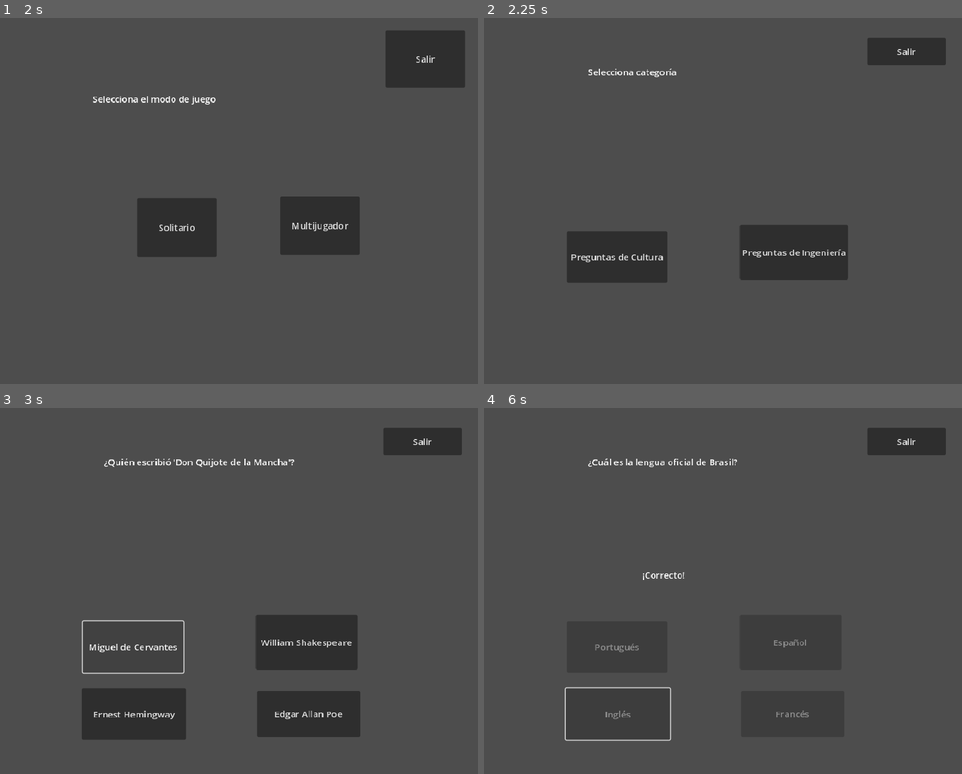
Above: before the commit, frames 1-4 (two rows, left to right).
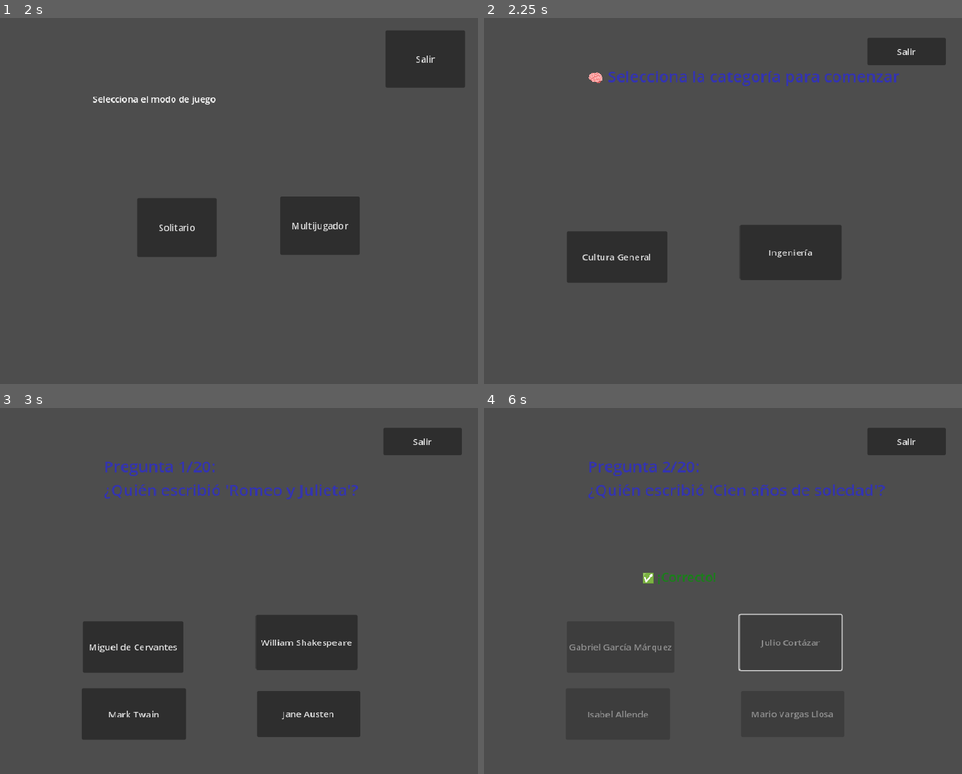
Above: after the commit, the same moments.

Repository: ElJDragon/practicaExamen
Game: Godot game, scene res://menu.tscn
Same seed, same stepped clock (60 frames per second), same inputs: the game is played once before the commit and once after it.
Inputs (mouse positions are in pixels of both pictures, inside the frame that each line leads up to):
- Up to frame 1 (2 s): click (239, 175) at 0.5 s; tap E at 1.25 s; hold Right (ui_right) from 1.28 s (still down); hold E from 1.28 s (still down); tap Enter (ui_accept) at 1.52 s
- Up to frame 2 (2.25 s): release Right (ui_right) at 2 s; release E at 2 s; click "Solitario" at 2 s
- Up to frame 3 (3 s): click "Preguntas de Cultura" (after the commit: "Cultura General") at 2.75 s
- Up to frame 4 (6 s): click "Miguel de Cervantes" at 3.5 s; tap Enter (ui_accept) at 4.25, 4.52, 5.75 s; hold Down (ui_down) 4.28-5 s; tap E at 4.35 s; click "Portugués" (after the commit: "Gabriel García Márquez") at 5 s; hold Right (ui_right) from 5.78 s (still down); hold E from 5.78 s (still down)

Frame 1 is identical in both runs. In frame 2, 1.4% of the frame differs, in the area x 18-87%, y 13-72%; in frame 3, 1.7%; in frame 4, 2.4%, in the area x 16-84%, y 13-92%.

Commit message:
Update trivia questions and enhance UI elements for better user experience

Diff:
--- a/trivia_solitario.gd
+++ b/trivia_solitario.gd
@@ -1,36 +1,66 @@
 extends Control
 
 var preguntas_cultura = [
-	{"pregunta":"¿Cuál es la capital de Francia, famosa por la Torre Eiffel?","respuestas":["París","Madrid","Londres","Berlín"],"correcta":0},
-	{"pregunta":"¿Quién escribió 'Don Quijote de la Mancha'?","respuestas":["Miguel de Cervantes","William Shakespeare","Ernest Hemingway","Edgar Allan Poe"],"correcta":0},
+	{"pregunta":"¿Cuál es la capital de Francia, famosa por la Torre Eiffel?","respuestas":["Madrid","París","Londres","Berlín"],"correcta":1},
+	{"pregunta":"¿Quién escribió 'Don Quijote de la Mancha'?","respuestas":["William Shakespeare","Miguel de Cervantes","Ernest Hemingway","Edgar Allan Poe"],"correcta":1},
 	{"pregunta":"¿En qué país se originó el Renacimiento?","respuestas":["Italia","Francia","España","Alemania"],"correcta":0},
 	{"pregunta":"¿Cuál es la lengua oficial de Brasil?","respuestas":["Portugués","Español","Inglés","Francés"],"correcta":0},
-	{"pregunta":"¿Qué civilización construyó las pirámides de Egipto?","respuestas":["Egipcia","Griega","Romana","Maya"],"correcta":0},
-	{"pregunta":"¿Quién pintó la Mona Lisa?","respuestas":["Leonardo da Vinci","Vincent van Gogh","Pablo Picasso","Claude Monet"],"correcta":0},
-	{"pregunta":"¿Cuál es el río más largo del mundo?","respuestas":["Nilo","Amazonas","Yangtsé","Misisipi"],"correcta":1},
+	{"pregunta":"¿Qué civilización construyó las pirámides de Egipto?","respuestas":["Griega","Egipcia","Romana","Maya"],"correcta":1},
+	{"pregunta":"¿Quién pintó la Mona Lisa?","respuestas":["Vincent van Gogh","Leonardo da Vinci","Pablo Picasso","Claude Monet"],"correcta":1},
+	{"pregunta":"¿Cuál es el río más largo del mundo?","respuestas":["Nilo","Yangtsé","Amazonas","Misisipi"],"correcta":2},
 	{"pregunta":"¿Qué país ganó la Copa Mundial de Fútbol en 2018?","respuestas":["Francia","Brasil","Alemania","Argentina"],"correcta":0},
-	{"pregunta":"¿Quién escribió 'Romeo y Julieta'?","respuestas":["William Shakespeare","Miguel de Cervantes","Mark Twain","Jane Austen"],"correcta":0},
+	{"pregunta":"¿Quién escribió 'Romeo y Julieta'?","respuestas":["Miguel de Cervantes","William Shakespeare","Mark Twain","Jane Austen"],"correcta":1},
 	{"pregunta":"¿Cuál es la capital de Japón?","respuestas":["Tokio","Beijing","Seúl","Bangkok"],"correcta":0},
 	{"pregunta":"¿Cuál es la obra más famosa de Miguel Ángel?","respuestas":["La Capilla Sixtina","La Última Cena","Guernica","El Grito"],"correcta":0},
 	{"pregunta":"¿Qué país es conocido como la tierra del sol naciente?","respuestas":["Japón","China","India","Corea del Sur"],"correcta":0},
 	{"pregunta":"¿Quién escribió 'Cien años de soledad'?","respuestas":["Gabriel García Márquez","Julio Cortázar","Isabel Allende","Mario Vargas Llosa"],"correcta":0},
 	{"pregunta":"¿Cuál es la moneda oficial del Reino Unido?","respuestas":["Libra esterlina","Euro","Dólar","Franco"],"correcta":0},
 	{"pregunta":"¿Qué ciudad es famosa por el Carnaval y el Cristo Redentor?","respuestas":["Río de Janeiro","Buenos Aires","Santiago","Lisboa"],"correcta":0},
-	{"pregunta":"¿En qué año cayó el Imperio Romano de Occidente?","respuestas":["476 d.C.","1492","1066","395 d.C."],"correcta":0},
+	{"pregunta":"¿En qué año cayó el Imperio Romano de Occidente?","respuestas":["1492","476 d.C.","1066","395 d.C."],"correcta":1},
 	{"pregunta":"¿Qué filósofo griego fue maestro de Alejandro Magno?","respuestas":["Aristóteles","Platón","Sócrates","Epicuro"],"correcta":0},
 	{"pregunta":"¿Cuál es la capital de Canadá?","respuestas":["Ottawa","Toronto","Montreal","Vancouver"],"correcta":0},
-	{"pregunta":"¿Quién pintó 'La noche estrellada'?","respuestas":["Vincent van Gogh","Pablo Picasso","Leonardo da Vinci","Salvador Dalí"],"correcta":0},
-	{"pregunta":"¿Cuál es el continente más grande del mundo?","respuestas":["Asia","África","América","Europa"],"correcta":0}
+	{"pregunta":"¿Quién pintó 'La noche estrellada'?","respuestas":["Pablo Picasso","Vincent van Gogh","Leonardo da Vinci","Salvador Dalí"],"correcta":1},
+	{"pregunta":"¿Cuál es el continente más grande del mundo?","respuestas":["Asia","África","América","Europa"],"correcta":0},
+	{"pregunta":"¿En qué país está el Taj Mahal?","respuestas":["India","China","Pakistán","Japón"],"correcta":0},
+	{"pregunta":"¿Cuál es el idioma más hablado en el mundo?","respuestas":["Español","Inglés","Chino mandarín","Hindi"],"correcta":2},
+	{"pregunta":"¿Quién fue el primer presidente de Estados Unidos?","respuestas":["Abraham Lincoln","George Washington","Thomas Jefferson","John Adams"],"correcta":1},
+	{"pregunta":"¿En qué ciudad se encuentra la estatua de la Libertad?","respuestas":["Nueva York","París","Londres","Washington"],"correcta":0},
+	{"pregunta":"¿Quién compuso la Novena Sinfonía?","respuestas":["Mozart","Beethoven","Bach","Chopin"],"correcta":1},
+	{"pregunta":"¿Cuál es el país más grande del mundo por superficie?","respuestas":["Estados Unidos","Canadá","China","Rusia"],"correcta":3},
+	{"pregunta":"¿Qué escritor es conocido por 'El Principito'?","respuestas":["Antoine de Saint-Exupéry","Gabriel García Márquez","J.K. Rowling","Miguel de Cervantes"],"correcta":0},
+	{"pregunta":"¿En qué continente está Egipto?","respuestas":["África","Asia","Europa","América"],"correcta":0},
+	{"pregunta":"¿Cuál es el océano más grande del mundo?","respuestas":["Atlántico","Pacífico","Índico","Ártico"],"correcta":1},
+	{"pregunta":"¿Quién descubrió América?","respuestas":["Cristóbal Colón","Marco Polo","Américo Vespucio","Fernando Magallanes"],"correcta":0},
+	{"pregunta":"¿Qué ciudad es conocida como la ciudad del amor?","respuestas":["Venecia","París","Madrid","Roma"],"correcta":1},
+	{"pregunta":"¿Qué país tiene la mayor población mundial?","respuestas":["India","Estados Unidos","China","Brasil"],"correcta":2},
+	{"pregunta":"¿Quién pintó 'El Guernica'?","respuestas":["Dalí","Picasso","Velázquez","Goya"],"correcta":1},
+	{"pregunta":"¿En qué país nació Ludwig van Beethoven?","respuestas":["Austria","Alemania","Italia","Francia"],"correcta":1},
+	{"pregunta":"¿Cuál es el animal símbolo de Australia?","respuestas":["Koala","Canguro","Emú","Dingo"],"correcta":1},
+	{"pregunta":"¿Qué país es conocido por la pizza y la pasta?","respuestas":["España","Italia","Francia","México"],"correcta":1},
+	{"pregunta":"¿Quién escribió 'La Odisea'?","respuestas":["Homero","Virgilio","Sófocles","Platón"],"correcta":0},
+	{"pregunta":"¿Cuál es la capital de Egipto?","respuestas":["El Cairo","Alejandría","Luxor","Giza"],"correcta":0},
+	{"pregunta":"¿Qué civilización construyó Machu Picchu?","respuestas":["Maya","Inca","Azteca","Olmeca"],"correcta":1},
+	{"pregunta":"¿Quién fue el autor de 'Hamlet'?","respuestas":["Shakespeare","Cervantes","Tolstoi","Kafka"],"correcta":0},
+	{"pregunta":"¿Cuál es el país más pequeño del mundo?","respuestas":["Mónaco","San Marino","Ciudad del Vaticano","Liechtenstein"],"correcta":2},
+	{"pregunta":"¿Qué festival hindú celebra la victoria de la luz sobre la oscuridad?","respuestas":["Diwali","Holi","Vesak","Ramadán"],"correcta":0},
+	{"pregunta":"¿Quién escribió '1984'?","respuestas":["George Orwell","Aldous Huxley","Ray Bradbury","Jules Verne"],"correcta":0},
+	{"pregunta":"¿Cuál es la capital de Australia?","respuestas":["Sídney","Melbourne","Canberra","Brisbane"],"correcta":2},
+	{"pregunta":"¿En qué país se encuentra la Torre de Pisa?","respuestas":["Italia","Francia","España","Alemania"],"correcta":0},
+	{"pregunta":"¿Quién pintó 'La persistencia de la memoria'?","respuestas":["Dalí","Picasso","Monet","Van Gogh"],"correcta":0},
+	{"pregunta":"¿Cuál es el idioma oficial de Japón?","respuestas":["Japonés","Coreano","Chino","Inglés"],"correcta":0},
+	{"pregunta":"¿En qué año llegó el hombre a la Luna?","respuestas":["1969","1972","1959","1965"],"correcta":0},
+	{"pregunta":"¿Quién es el autor de 'Don Juan Tenorio'?","respuestas":["José Zorrilla","Miguel de Unamuno","Federico García Lorca","Benito Pérez Galdós"],"correcta":0},
+	{"pregunta":"¿Qué país tiene como símbolo nacional el dragón?","respuestas":["China","Japón","Corea","Tailandia"],"correcta":0}
 ];
 
 var preguntas_ingenieria = [
 	{"pregunta":"¿Qué hace un ingeniero de software?","respuestas":["Desarrolla programas y aplicaciones","Construye puentes","Opera maquinaria pesada","Vende productos tecnológicos"],"correcta":0},
-	{"pregunta":"¿Cuál de estos lenguajes se utiliza para programar?","respuestas":["Python","Español","Latín","Francés"],"correcta":0},
+	{"pregunta":"¿Cuál de estos lenguajes se utiliza para programar?","respuestas":["Español","Python","Latín","Francés"],"correcta":1},
 	{"pregunta":"¿Qué significa 'HTML'?","respuestas":["HyperText Markup Language","HighText Machine Language","Hyper Transfer Markup Language","Hyperlink Markup Language"],"correcta":0},
 	{"pregunta":"¿Cuál es la principal función de un ingeniero civil?","respuestas":["Diseñar y supervisar construcciones","Desarrollar software","Administrar redes informáticas","Investigar en laboratorios"],"correcta":0},
-	{"pregunta":"¿Qué hace un ingeniero eléctrico?","respuestas":["Diseña sistemas eléctricos y electrónicos","Diseña ropa","Escribe software","Administra bases de datos"],"correcta":0},
+	{"pregunta":"¿Qué hace un ingeniero eléctrico?","respuestas":["Diseña ropa","Diseña sistemas eléctricos y electrónicos","Escribe software","Administra bases de datos"],"correcta":1},
 	{"pregunta":"¿Qué es un algoritmo en programación?","respuestas":["Conjunto de pasos para resolver un problema","Un tipo de computadora","Un virus informático","Un lenguaje humano"],"correcta":0},
-	{"pregunta":"¿Qué herramienta se utiliza para versionar código?","respuestas":["Git","Word","Excel","Photoshop"],"correcta":0},
+	{"pregunta":"¿Qué herramienta se utiliza para versionar código?","respuestas":["Word","Excel","Photoshop","Git"],"correcta":3},
 	{"pregunta":"¿Qué es un circuito eléctrico?","respuestas":["Camino por el que circula la corriente eléctrica","Un programa informático","Un puente de carretera","Un componente mecánico"],"correcta":0},
 	{"pregunta":"¿Qué lenguaje se usa principalmente para desarrollo web frontend?","respuestas":["JavaScript","Python","C++","Java"],"correcta":0},
 	{"pregunta":"¿Cuál es la función de un ingeniero mecánico?","respuestas":["Diseñar y mantener sistemas mecánicos","Programar aplicaciones móviles","Gestionar bases de datos","Supervisar redes eléctricas"],"correcta":0},
@@ -43,31 +73,79 @@
 	{"pregunta":"¿Qué es el 'backend' en desarrollo web?","respuestas":["La parte del servidor y lógica de la aplicación","El diseño visual de una página web","La red de computadoras","El hardware de un servidor"],"correcta":0},
 	{"pregunta":"¿Cuál es el lenguaje más usado en inteligencia artificial y machine learning?","respuestas":["Python","JavaScript","PHP","HTML"],"correcta":0},
 	{"pregunta":"¿Qué es la nube (cloud computing)?","respuestas":["Almacenamiento y servicios por internet","Un disco duro físico","Un tipo de computadora portátil","Un lenguaje de programación"],"correcta":0},
-	{"pregunta":"¿Qué es GitHub?","respuestas":["Plataforma para alojar y colaborar en proyectos de software","Un sistema operativo","Un lenguaje de programación","Un tipo de base de datos"],"correcta":0}
+	{"pregunta":"¿Qué es GitHub?","respuestas":["Plataforma para alojar y colaborar en proyectos de software","Un sistema operativo","Un lenguaje de programación","Un tipo de base de datos"],"correcta":0},
+	{"pregunta":"¿Qué se usa para modelar piezas en 3D?","respuestas":["AutoCAD","Excel","Word","Photoshop"],"correcta":0},
+	{"pregunta":"¿Qué tipo de ingeniero diseña aviones?","respuestas":["Ingeniero aeronáutico","Ingeniero civil","Ingeniero químico","Ingeniero industrial"],"correcta":0},
+	{"pregunta":"¿Qué hace un ingeniero químico?","respuestas":["Diseña procesos y productos químicos","Construye edificios","Opera maquinaria pesada","Desarrolla videojuegos"],"correcta":0},
+	{"pregunta":"¿Qué instrumento mide la presión atmosférica?","respuestas":["Barómetro","Termómetro","Amperímetro","Multímetro"],"correcta":0},
+	{"pregunta":"¿Qué es una impresora 3D?","respuestas":["Una máquina que crea objetos físicos a partir de modelos digitales","Una computadora portátil","Un servidor web","Un programa de edición"],"correcta":0},
+	{"pregunta":"¿Qué tipo de ingeniero trabaja con energías renovables?","respuestas":["Ingeniero ambiental","Ingeniero civil","Ingeniero de datos","Ingeniero mecánico"],"correcta":0},
+	{"pregunta":"¿Qué software se usa para crear planos arquitectónicos?","respuestas":["AutoCAD","Excel","Matlab","Word"],"correcta":0},
+	{"pregunta":"¿Qué es una variable en programación?","respuestas":["Un espacio para almacenar datos","Un componente mecánico","Un tipo de servidor","Un circuito eléctrico"],"correcta":0},
+	{"pregunta":"¿Cuál es la función de un ingeniero industrial?","respuestas":["Optimizar procesos y sistemas productivos","Desarrollar software","Diseñar puentes","Crear videojuegos"],"correcta":0},
+	{"pregunta":"¿Qué lenguaje se usa para aplicaciones móviles Android?","respuestas":["Java","Python","PHP","HTML"],"correcta":0},
+	{"pregunta":"¿Qué es una base de datos?","respuestas":["Sistema para almacenar y gestionar información","Un programa de diseño","Un tipo de hardware","Un lenguaje de programación"],"correcta":0},
+	{"pregunta":"¿Qué es un sensor?","respuestas":["Dispositivo que detecta cambios en su entorno","Un lenguaje de programación","Una computadora portátil","Un tipo de red"],"correcta":0},
+	{"pregunta":"¿Qué es la robótica?","respuestas":["Estudio y diseño de robots","Diseño de moda","Producción de alimentos","Gestión de empresas"],"correcta":0},
+	{"pregunta":"¿Qué es un microprocesador?","respuestas":["El cerebro de la computadora","Un tipo de impresora","Una aplicación móvil","Un software antivirus"],"correcta":0},
+	{"pregunta":"¿Qué es una resistencia eléctrica?","respuestas":["Componente que limita el flujo de corriente","Un tipo de software","Una impresora","Un lenguaje de programación"],"correcta":0},
+	{"pregunta":"¿Qué hace un ingeniero en sistemas?","respuestas":["Diseña y gestiona sistemas informáticos","Construye puentes","Opera maquinaria pesada","Diseña circuitos eléctricos"],"correcta":0},
+	{"pregunta":"¿Qué lenguaje se usa para el desarrollo de iOS?","respuestas":["Swift","Java","C++","PHP"],"correcta":0},
+	{"pregunta":"¿Qué es un plano eléctrico?","respuestas":["Diagrama de un sistema eléctrico","Plano de una casa","Mapa de una ciudad","Diseño de una página web"],"correcta":0},
+	{"pregunta":"¿Qué es un compilador?","respuestas":["Programa que traduce código fuente a ejecutable","Un software de diseño","Un servidor web","Un componente mecánico"],"correcta":0},
+	{"pregunta":"¿Qué es el Internet de las cosas (IoT)?","respuestas":["Red de dispositivos conectados a Internet","Un tipo de base de datos","Un lenguaje de programación","Un software de diseño"],"correcta":0},
+	{"pregunta":"¿Qué hace un ingeniero de hardware?","respuestas":["Diseña componentes físicos de computadoras","Desarrolla software","Gestiona redes","Opera maquinaria pesada"],"correcta":0},
+	{"pregunta":"¿Qué instrumento mide la temperatura?","respuestas":["Termómetro","Barómetro","Multímetro","Amperímetro"],"correcta":0},
+	{"pregunta":"¿Qué es un sistema operativo?","respuestas":["Software que administra recursos del computador","Un componente mecánico","Un lenguaje de programación","Un circuito eléctrico"],"correcta":0},
+	{"pregunta":"¿Qué hace un ingeniero de redes?","respuestas":["Diseña, configura y mantiene redes informáticas","Construye puentes","Desarrolla software","Opera maquinaria pesada"],"correcta":0},
+	{"pregunta":"¿Qué es un PLC?","respuestas":["Controlador lógico programable","Un tipo de procesador","Un software de diseño","Un lenguaje de programación"],"correcta":0},
+	{"pregunta":"¿Qué es una interfaz gráfica de usuario (GUI)?","respuestas":["Medio visual para interactuar con software","Un componente mecánico","Un tipo de servidor","Un circuito eléctrico"],"correcta":0},
+	{"pregunta":"¿Qué es la ingeniería genética?","respuestas":["Modificación de genes de organismos vivos","Diseño de circuitos eléctricos","Construcción de puentes","Desarrollo de software"],"correcta":0},
+	{"pregunta":"¿Qué lenguaje se usa para páginas web?","respuestas":["HTML","Python","C++","Java"],"correcta":0},
+	{"pregunta":"¿Qué hace un ingeniero ambiental?","respuestas":["Trabaja en la protección del medio ambiente","Desarrolla software","Construye puentes","Opera maquinaria pesada"],"correcta":0}
 ];
 
 var preguntas_restantes = []
 var pregunta_actual = {}
 var puntaje = 0
 var categoria_seleccionada = ""
+var puntaje_maximo = 0
+var total_preguntas = 20
 
 func _ready():
-	$Label.text = "Selecciona categoría"
-	$Boton0.text = "Preguntas de Cultura"
-	$Boton1.text = "Preguntas de Ingeniería"
+	# Estilo profesional en la UI
+	$Label.text = "🧠 Selecciona la categoría para comenzar"
+	$Label.add_theme_color_override("font_color", Color(0.2, 0.2, 0.7))
+	$Label.add_theme_font_size_override("font_size", 28)
+	$Mensaje.text = ""
+	$Mensaje.add_theme_color_override("font_color", Color(0.1, 0.5, 0.1))
+	$Mensaje.add_theme_font_size_override("font_size", 22)
+
+	$Boton0.text = "Cultura General"
+	$Boton1.text = "Ingeniería"
 	$Boton2.hide()
 	$Boton3.hide()
-	$Mensaje.text = ""
 	$Boton4.text = "Salir"
+	$Boton5.text = "Intentar de nuevo"
+	$Boton5.hide()
 
 	$Boton0.connect("pressed", Callable(self, "_on_Boton0_pressed"))
 	$Boton1.connect("pressed", Callable(self, "_on_Boton1_pressed"))
 	$Boton2.connect("pressed", Callable(self, "_on_Boton2_pressed"))
 	$Boton3.connect("pressed", Callable(self, "_on_Boton3_pressed"))
 	$Boton4.connect("pressed", Callable(self, "_on_Boton4_pressed"))
+	$Boton5.connect("pressed", Callable(self, "_on_Boton5_pressed"))
+
+	# Cargar puntaje máximo guardado
+	var load = FileAccess.open("user://trivia_solitario.save", FileAccess.READ)
+	if load:
+		if load.get_length() > 0:
+			puntaje_maximo = load.get_32()
+		load.close()
 
 func reproducir_sonido_click():
 	$AudioClick.play()
+
 func _on_Boton0_pressed():
 	reproducir_sonido_click()
 	if categoria_seleccionada == "":
@@ -89,35 +167,46 @@
 func _on_Boton3_pressed():
 	reproducir_sonido_click()
 	verificar_respuesta(3)
+
 func _on_Boton4_pressed():
 	reproducir_sonido_click()
 	get_tree().change_scene_to_file("res://trivia.tscn")
+
+func _on_Boton5_pressed():
+	reproducir_sonido_click()
+	get_tree().reload_current_scene()
 
 func iniciar_juego(categoria):
 	categoria_seleccionada = categoria
+	var fuente = []
 	if categoria == "cultura":
-		preguntas_restantes = preguntas_cultura.duplicate()
+		fuente = preguntas_cultura.duplicate()
 	elif categoria == "ingenieria":
-		preguntas_restantes = preguntas_ingenieria.duplicate()
-
+		fuente = preguntas_ingenieria.duplicate()
+	fuente.shuffle()
+	preguntas_restantes = fuente.slice(0, total_preguntas)
 	puntaje = 0
 	$Boton2.show()
 	$Boton3.show()
+	$Boton0.hide()
+	$Boton1.hide()
+	$Boton5.hide()
 	mostrar_pregunta_aleatoria()
 
 func mostrar_pregunta_aleatoria():
 	if preguntas_restantes.size() == 0:
 		mostrar_resultado()
 		return
-	pregunta_actual = preguntas_restantes.pick_random()
-	preguntas_restantes.erase(pregunta_actual)
-	$Label.text = pregunta_actual["pregunta"]
-
+	pregunta_actual = preguntas_restantes.pop_front()
+	$Label.text = "Pregunta %d/%d:\n%s" % [total_preguntas - preguntas_restantes.size(), total_preguntas, pregunta_actual["pregunta"]]
 	for i in range(4):
+		var boton = get_node("Boton%d" % i)
 		if i < pregunta_actual["respuestas"].size():
-			get_node("Boton%d" % i).text = pregunta_actual["respuestas"][i]
-			get_node("Boton%d" % i).disabled = false
-
+			boton.text = pregunta_actual["respuestas"][i]
+			boton.disabled = false
+			boton.show()
+		else:
+			boton.hide()
 	$Mensaje.text = ""
 
 func verificar_respuesta(indice):
@@ -125,34 +214,33 @@
 		get_node("Boton%d" % i).disabled = true
 	if indice == pregunta_actual["correcta"]:
 		puntaje += 1
-		$Mensaje.text = "¡Correcto!"
-	else:
-		$Mensaje.text = "Incorrecto"
-
+		$Mensaje.text = "✅ ¡Correcto!"
+	else:
+		$Mensaje.text = "❌ Incorrecto"
 	await get_tree().create_timer(1.2).timeout
 	mostrar_pregunta_aleatoria()
 
 func mostrar_resultado():
-	var total_preguntas = 20  # Total de preguntas disponibles por categoría
+	if puntaje > puntaje_maximo:
+		puntaje_maximo = puntaje
+		# Guardar puntaje máximo
+		var save = FileAccess.open("user://trivia_solitario.save", FileAccess.WRITE)
+		if save:
+			save.store_32(puntaje_maximo)
+			save.close()
 	var porcentaje = (float(puntaje) / float(total_preguntas)) * 100
 	var mensaje_evaluacion = ""
-
 	if porcentaje >= 80:
-		mensaje_evaluacion = "¡Excelente trabajo!"
+		mensaje_evaluacion = "🌟 ¡Excelente trabajo!"
 	elif porcentaje >= 60:
-		mensaje_evaluacion = "¡Bien hecho!"
+		mensaje_evaluacion = "👍 ¡Bien hecho!"
 	elif porcentaje >= 40:
-		mensaje_evaluacion = "Puedes mejorar"
-	else:
-		mensaje_evaluacion = "Necesitas estudiar más"
-
-	$Label.text = "¡Trivia terminada!\n" + mensaje_evaluacion + "\nRespuestas correctas: %d de %d\nPorcentaje: %d%%" % [puntaje, total_preguntas, int(porcentaje)]
-
-	$Boton0.hide()
-	$Boton1.hide()
+		mensaje_evaluacion = "🔄 Puedes mejorar"
+	else:
+		mensaje_evaluacion = "📚 Necesitas estudiar más"
+	$Label.text = "🎉 ¡Trivia terminada!\n%s\nRespuestas correctas: %d de %d\nPorcentaje: %d%%\n🏆 Mejor puntaje: %d" % [mensaje_evaluacion, puntaje, total_preguntas, int(porcentaje), puntaje_maximo]
 	$Boton2.hide()
 	$Boton3.hide()
+	$Boton4.show()
+	$Boton5.show()
 	$Mensaje.text = ""
-
-	await get_tree().create_timer(3.0).timeout
-	get_tree().change_scene_to_file("res://trivia.tscn")
--- a/trivia_solitario.tscn
+++ b/trivia_solitario.tscn
@@ -66,3 +66,9 @@
 offset_top = 283.0
 offset_right = 365.642
 offset_bottom = 202.976
+
+[node name="Boton5" type="Button" parent="."]
+offset_left = 286.0
+offset_top = 238.0
+offset_right = 522.0
+offset_bottom = 339.0
